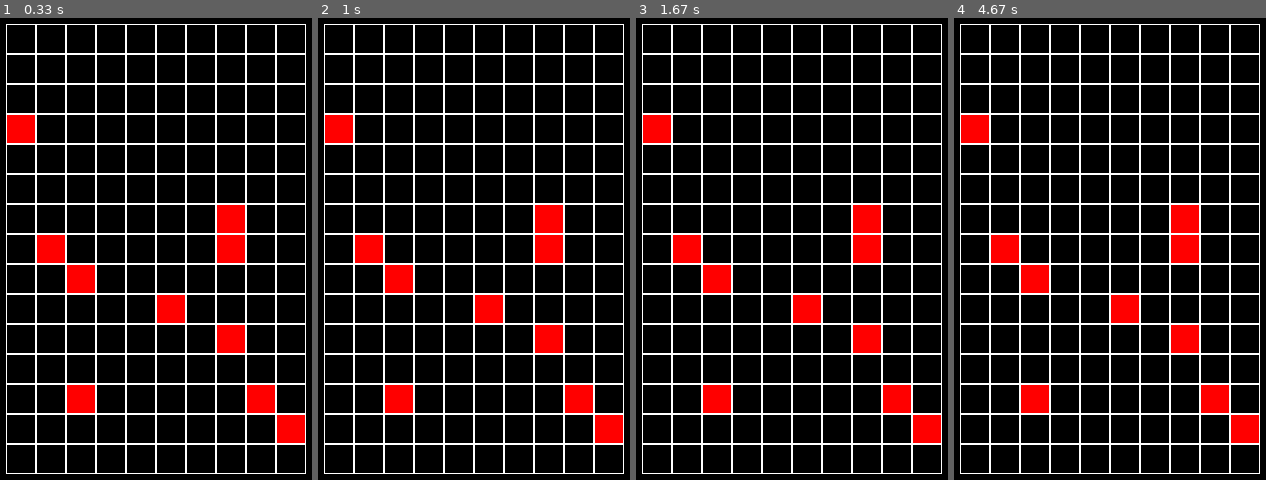
Above: before the commit, frames 1-4 (left to right).
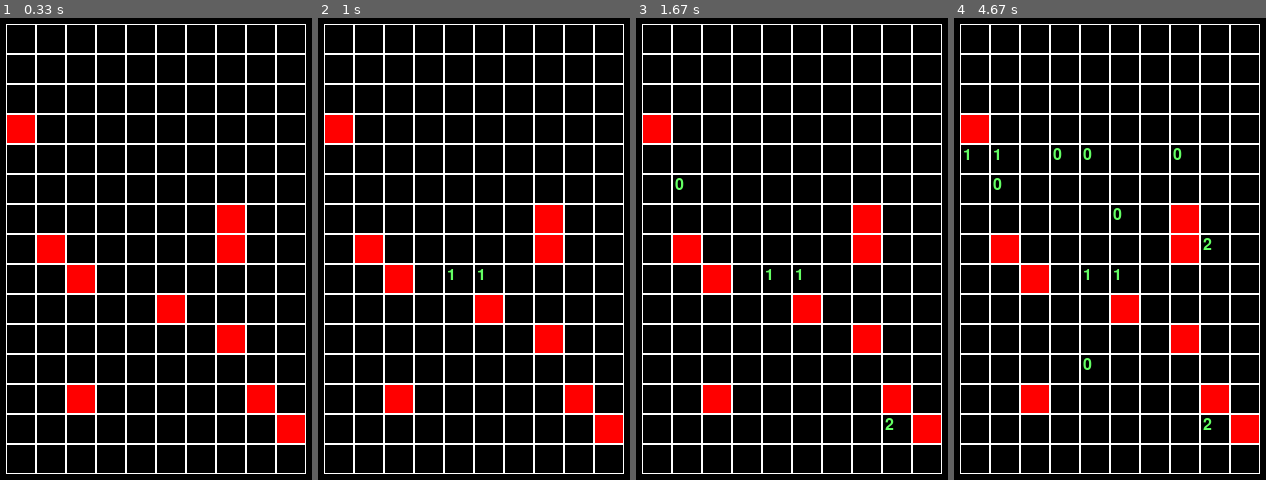
Above: after the commit, the same moments.

Repository: MyFreeR/pyGameSch
Game: pygame game, started from main.py
Two runs of this game, one before a commit and one after it. Both use one fixed random seed, a clock stepped at 60 frames per second and the inputs below.
Inputs (mouse positions are in pixels of both pictures, inside the frame that each line leads up to):
- Up to frame 1 (0.33 s): no input
- Up to frame 2 (1 s): click (461, 272) at 0.38 s; click (474, 281) at 0.72 s
- Up to frame 3 (1.67 s): click (692, 179) at 1.05 s; click (910, 415) at 1.38 s
- Up to frame 4 (4.67 s): click (994, 235) at 1.72 s; click (1094, 369) at 2.05 s; click (1097, 170) at 2.38 s; click (1066, 151) at 2.72 s; click (988, 142) at 3.05 s; click (1209, 239) at 3.38 s; click (1175, 165) at 3.72 s; click (1016, 156) at 4.05 s; click (1122, 230) at 4.38 s

Frame 1 is identical in both runs. In frame 2, less than 0.1% of the frame differs, in the area x 41-53%, y 54-57%; in frame 3, 0.1%; in frame 4, 0.5%, in the area x 3-83%, y 28-90%.

Commit message:
mns_board_open_cell

Diff:
--- a/main.py
+++ b/main.py
@@ -80,6 +80,25 @@
                                   self.cell_size,
                                   self.cell_size), 1)
 
+    def open_cell(self, cell):
+        x, y = cell
+
+        # проверяем на бомбу
+        if self.board[y][x] == 10:
+            return
+
+        s = 0
+        for dy in range(-1, 2):
+            for dx in range(-1, 2):
+                if x + dx < 0 or x + dx >= self.width or y + dy < 0 or y + dy >= self.height:
+                    continue
+                if self.board[y + dy][x + dx] == 10:
+                    s += 1
+        self.board[y][x] = s
+
+    def on_click(self, cell):
+        self.open_cell(cell)
+
 
 def main():
     pygame.init()
